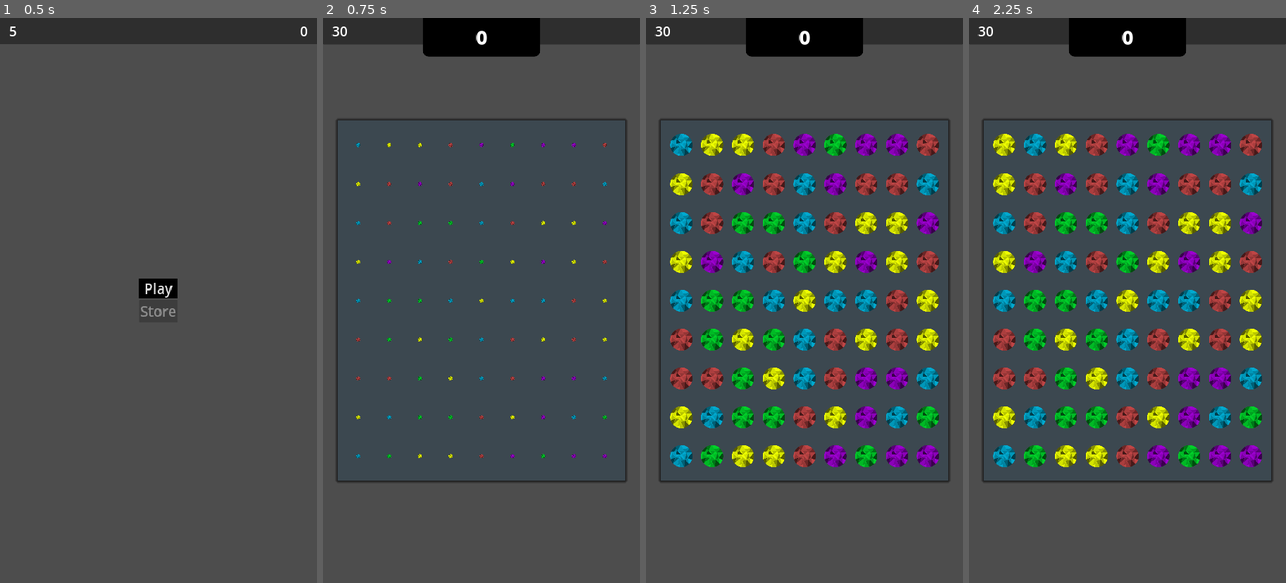
Above: before the commit, frames 1-4 (left to right).
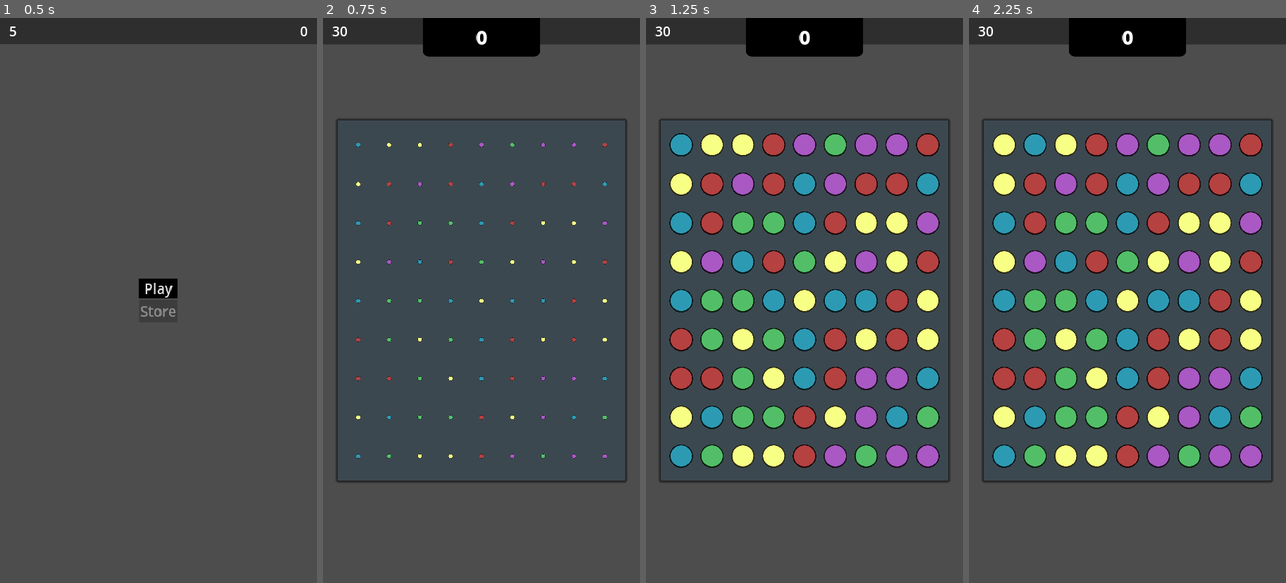
Above: after the commit, the same moments.

Repository: kuma-gee/holo-crush
Game: Godot game, scene res://src/start.tscn
Two runs of this game, one before a commit and one after it. Both use one fixed random seed, a clock stepped at 60 frames per second and the inputs below. The engine's default icon, where the game draws it, is replaced by a stand-in: a white triangle on a blue panel in a dark square.
Inputs (mouse positions are in pixels of both pictures, inside the frame that each line leads up to):
- Up to frame 1 (0.5 s): no input
- Up to frame 2 (0.75 s): click "Play" at 0.5 s
- Up to frame 3 (1.25 s): no input
- Up to frame 4 (2.25 s): tap Enter at 1.25 s; drag from (1003, 142) to (1159, 176) at 1.27 s; drag from (1035, 142) to (1111, 413) at 2.02 s

Frame 1 is identical in both runs. In frame 2, 0.7% of the frame differs, in the area x 10-90%, y 22-78%; in frame 3, 18%, in the area x 7-93%, y 20-80%; in frame 4, 18%.

Commit message:
change to circles + pop

Diff:
--- a/godot/src/game.tscn
+++ b/godot/src/game.tscn
@@ -64,11 +64,6 @@
 
 [node name="Score" parent="." instance=ExtResource("4_gaq27")]
 layout_mode = 1
-anchors_preset = 10
-anchor_left = 0.0
-anchor_right = 1.0
-offset_left = 0.0
-offset_right = 0.0
 offset_bottom = 131.0
 
 [node name="Main" type="MarginContainer" parent="."]
--- a/godot/src/piece/basic.gd
+++ b/godot/src/piece/basic.gd
@@ -2,7 +2,6 @@
 
 @onready var sprite := $Sprite2D
 @onready var back_color := $BackColor
-@onready var shard_emitter := $Sprite2D/ShardEmitter
 
 @export var normal_texture: Texture2D
 @export var row_texture: Texture2D
@@ -15,6 +14,9 @@
 	back_color.material = mat
 	back_color.hide()
 
+	var mat2 = (sprite.material as ShaderMaterial).duplicate()
+	sprite.material = mat2
+
 func _create_gradient():
 	var gradient = Gradient.new()
 	gradient.set_color(0, sprite.modulate)
@@ -24,15 +26,18 @@
 	return gradient_tex
 
 func matched():
-	SoundManager.play_match_break()
-	shard_emitter.shatter()
+	SoundManager.play_match()
 
 	var tw = create_tween()
-	tw.tween_property(self, "modulate", Color.TRANSPARENT, 0.5)
+	tw.tween_method(_set_shader_value, 1.0, -1.0, 0.5).set_trans(Tween.TRANS_CUBIC) .set_ease(Tween.EASE_OUT)
 	tw.finished.connect(func():
 		match_done.emit()
 		queue_free()
 	)
+
+func _set_shader_value(value: float):
+	var mat = sprite.material as ShaderMaterial
+	mat.set_shader_parameter("progress", value)
 
 func _to_special(special: Specials.Type):
 	var texture = normal_texture
--- a/godot/src/piece/basic_blue.tscn
+++ b/godot/src/piece/basic_blue.tscn
@@ -7,7 +7,7 @@
 [ext_resource type="Texture2D" uid="uid://ced26cjexblnh" path="res://assets/Piece__Basic_Col.png" id="4_k8n1j"]
 [ext_resource type="Texture2D" uid="uid://c6vm2u4qhfw8b" path="res://assets/Piece__Basic_Bomb.png" id="6_2wluf"]
 [ext_resource type="Shader" path="res://src/piece/rainbow.gdshader" id="7_wjrow"]
-[ext_resource type="PackedScene" uid="uid://c0uyk0eishca3" path="res://src/piece/helper/shard_emitter.tscn" id="8_gev70"]
+[ext_resource type="Shader" path="res://src/piece/pop_circle.gdshader" id="8_kn5mu"]
 
 [sub_resource type="ShaderMaterial" id="ShaderMaterial_yj06x"]
 shader = ExtResource("7_wjrow")
@@ -17,6 +17,13 @@
 shader_parameter/smoothing = 0.5
 shader_parameter/size = 0.52
 
+[sub_resource type="ShaderMaterial" id="ShaderMaterial_tnkub"]
+shader = ExtResource("8_kn5mu")
+shader_parameter/ring_radius = 0.4
+shader_parameter/thickness_scalar = 0.7
+shader_parameter/color = Color(1, 1, 1, 1)
+shader_parameter/progress = 1.0
+
 [node name="BasicBlue" instance=ExtResource("1_hiotm")]
 script = ExtResource("2_1hvhb")
 normal_texture = ExtResource("2_la2jm")
@@ -25,6 +32,7 @@
 bomb_texture = ExtResource("6_2wluf")
 
 [node name="BackColor" type="ColorRect" parent="." index="0"]
+visible = false
 material = SubResource("ShaderMaterial_yj06x")
 offset_left = -80.0
 offset_top = -80.0
@@ -33,11 +41,6 @@
 mouse_filter = 2
 
 [node name="Sprite2D" parent="." index="1"]
-modulate = Color(0, 0.662745, 0.811765, 1)
+modulate = Color(0.176471, 0.603922, 0.701961, 1)
+material = SubResource("ShaderMaterial_tnkub")
 texture = ExtResource("2_la2jm")
-
-[node name="ShardEmitter" parent="Sprite2D" index="0" instance=ExtResource("8_gev70")]
-nbr_of_shards = 10
-min_impulse = 20.0
-max_impulse = 80.0
-display_triangles = false
--- a/godot/src/piece/basic_green.tscn
+++ b/godot/src/piece/basic_green.tscn
@@ -5,4 +5,4 @@
 [node name="BasicGreen" instance=ExtResource("1_f5la7")]
 
 [node name="Sprite2D" parent="." index="1"]
-modulate = Color(0, 0.811765, 0.160784, 1)
+modulate = Color(0.321569, 0.74902, 0.407843, 1)
--- a/godot/src/piece/basic_purple.tscn
+++ b/godot/src/piece/basic_purple.tscn
@@ -5,4 +5,4 @@
 [node name="BasicPurple" instance=ExtResource("1_4ufh7")]
 
 [node name="Sprite2D" parent="." index="1"]
-modulate = Color(0.607843, 0, 0.811765, 1)
+modulate = Color(0.662745, 0.345098, 0.768627, 1)
--- a/godot/src/piece/basic_red.tscn
+++ b/godot/src/piece/basic_red.tscn
@@ -5,4 +5,4 @@
 [node name="BasicRed" instance=ExtResource("1_ntmcy")]
 
 [node name="Sprite2D" parent="." index="1"]
-modulate = Color(0.74902, 0.270588, 0.270588, 1)
+modulate = Color(0.709804, 0.254902, 0.254902, 1)
--- a/godot/src/piece/basic_yellow.tscn
+++ b/godot/src/piece/basic_yellow.tscn
@@ -5,4 +5,4 @@
 [node name="BasicYellow" instance=ExtResource("1_jh0uh")]
 
 [node name="Sprite2D" parent="." index="1"]
-modulate = Color(0.933333, 1, 0, 1)
+modulate = Color(0.968627, 1, 0.521569, 1)
--- /dev/null
+++ b/godot/src/piece/pop_circle.gdshader
@@ -0,0 +1,30 @@
+// https://godotshaders.com/shader/unit-selected-oscillating-circle/
+shader_type canvas_item;
+
+uniform float ring_radius : hint_range(0.1, 0.5, 0.01) = 0.4;
+uniform float thickness_scalar : hint_range(0.0, 0.99, 0.05) = 0.7;
+uniform vec4 color : source_color = vec4(1.0,1.0,1.0,1.0);
+uniform float progress : hint_range(-1.0, 1.0, 0.01) = 0.0;
+
+float range_lerp(float value, float min1, float min2, float max1, float max2){
+	return min2 + (max2 - min2) * ((value - min1) / (max1 - min1));
+}
+
+void fragment() {
+	// Calculate the distance between the current pixel and the center of the unit
+	float dist = distance(UV, vec2(0.5, 0.5));
+
+	if (dist <= ring_radius) {
+		float ring_size = ring_radius + progress;
+		float alpha = step(dist, ring_size) * smoothstep(ring_size * (1.0 - thickness_scalar), ring_size, dist);
+
+		if (alpha == 0.0 && dist > ring_size) {
+			COLOR = vec4(0.0);
+		} else {
+			float w = range_lerp(alpha, 0.0, 1.0, 1.0, 0.0);
+			COLOR = vec4(mix(color.rgb, COLOR.rgb, w), 1.0);
+		}
+	} else {
+		COLOR = COLOR;
+	}
+}
--- a/godot/src/sound_manager.gd
+++ b/godot/src/sound_manager.gd
@@ -2,5 +2,5 @@
 
 @onready var match_sound := $MatchSound
 
-func play_match_break():
+func play_match():
 	match_sound.play_debounce(0.1)
--- a/godot/src/sound_manager.tscn
+++ b/godot/src/sound_manager.tscn
@@ -1,14 +1,14 @@
 [gd_scene load_steps=4 format=3 uid="uid://b3wrtja7akth5"]
 
 [ext_resource type="Script" path="res://src/sound_manager.gd" id="1_odwfr"]
-[ext_resource type="AudioStream" uid="uid://cx07iiqy24wuh" path="res://assets/sound/ガラスが割れる3.mp3" id="2_6x7yr"]
+[ext_resource type="AudioStream" uid="uid://dsudgro5syiqh" path="res://assets/sound/パッ.mp3" id="2_mukpa"]
 [ext_resource type="Script" path="res://src/sound/DebounceAudio.gd" id="3_0bakx"]
 
 [node name="SoundManager" type="Node"]
 script = ExtResource("1_odwfr")
 
 [node name="MatchSound" type="AudioStreamPlayer" parent="."]
-stream = ExtResource("2_6x7yr")
+stream = ExtResource("2_mukpa")
 volume_db = -10.0
 script = ExtResource("3_0bakx")
 
Binary file changed: godot/assets/Piece__Basic_Bomb.png
Binary file changed: godot/assets/Piece__Basic_Col.png
Binary file changed: godot/assets/Piece__Basic_Normal.png
Binary file changed: godot/assets/Piece__Basic_Row.png
Not shown, removed: godot/assets/sound/ガラスが割れる3.mp3.import
Not shown, removed: godot/assets/sound/ガラスにヒビが入る.mp3.import
Not shown, added: godot/assets/sound/パッ.mp3.import
Not shown: 1 places in godot/src/piece/basic_blue.tscn that only renumber resources
Not shown, removed: godot/assets/sound/ガラスが割れる3.mp3
Not shown, removed: godot/assets/sound/ガラスにヒビが入る.mp3
Not shown, added: godot/assets/sound/パッ.mp3
